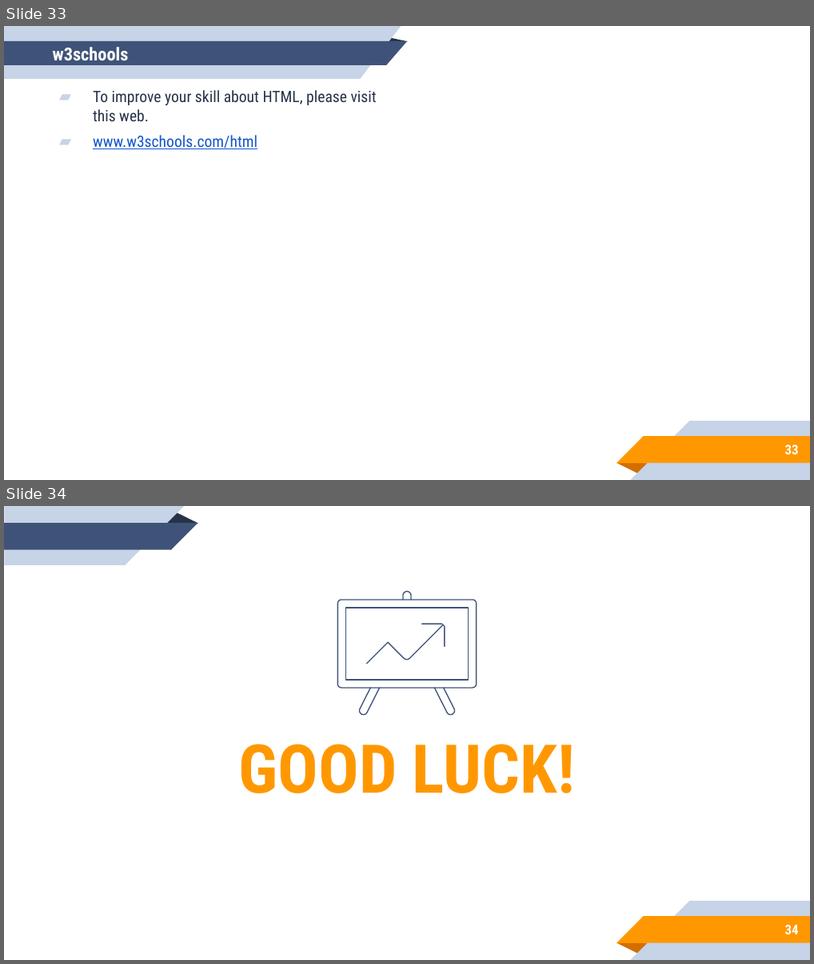
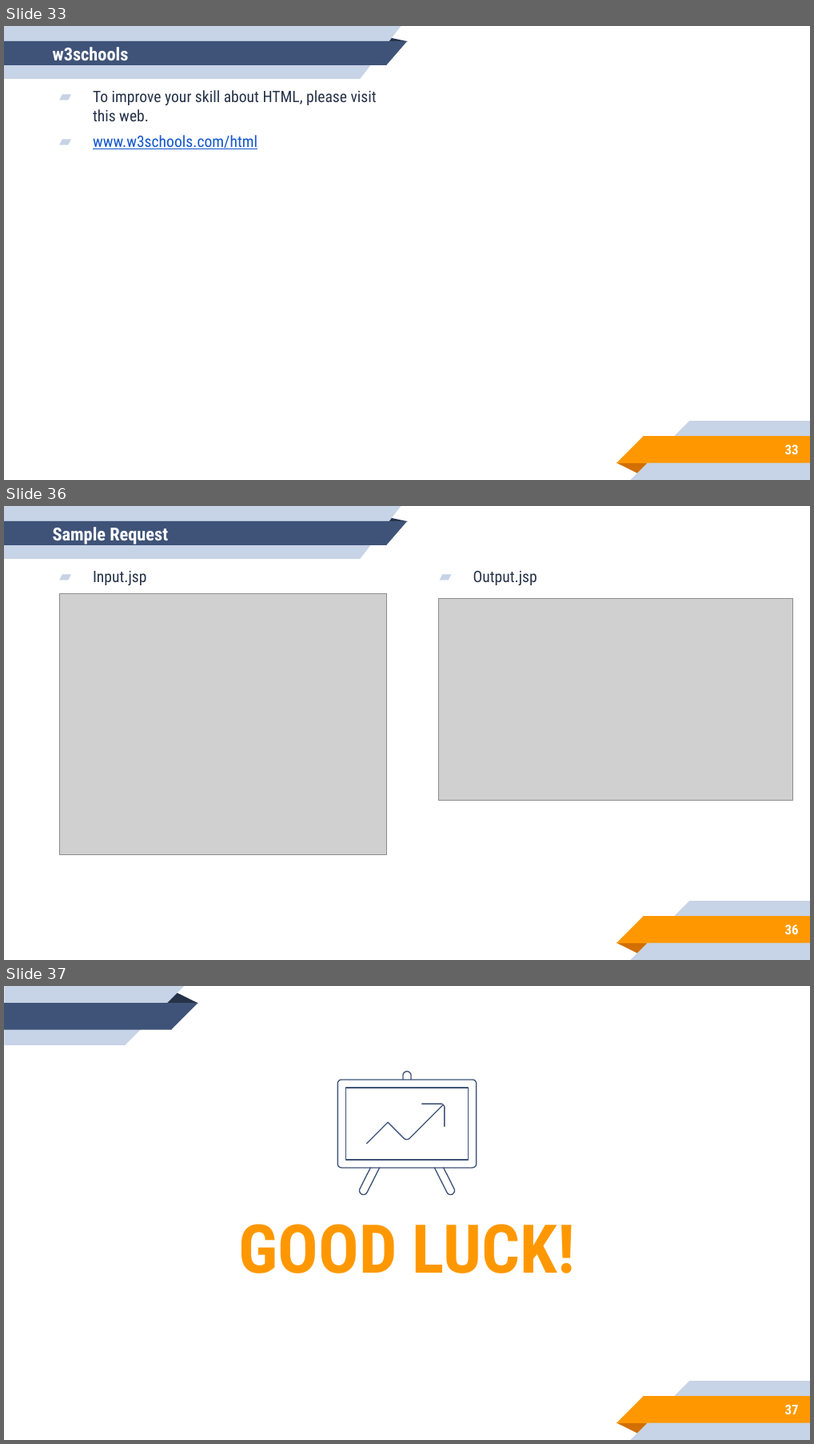
Before and after one commit to aronipurwanto/JAVA-BCA-FINANCE, a slide deck: Day-01/BCA_FINANCE_DAY_01.pptx. Shown one above the other, each under a label of ours: slides 33 and 34 before the commit, slides 33, 36 and 37 after it; the slides between them are not shown. The pictures are 814x964 and 814x1444 pixels, drawn with LibreOffice and Linux fonts; fonts in the diff are those of the drawing; grey boxes stand for pictures. Boxes give left, top, right and bottom in pixels: in the first picture for what was removed or moved away, otherwise in the second. Text is boxed around its words. In the diff, an @@ line names an element or a change of style, - is before the commit and + after.

```diff
--- a/Day-01/BCA_FINANCE_DAY_01.pptx
+++ b/Day-01/BCA_FINANCE_DAY_01.pptx
@@ slide 36 added at <box>4,506,810,960</box>, background #FFFFFF; not listed: 10 template elements that a slide beside it also shows @@
@@ title added at <box>53,527,168,544</box>, 16 pt, text #FFFFFF, bold @@
+Sample Request
@@ text added at <box>93,571,147,585</box>, 14 pt, text #263248 @@
+▰ Input.jsp
@@ text added at <box>474,571,538,585</box>, 14 pt, text #263248 @@
+▰ Output.jsp
@@ picture added at <box>60,593,387,854</box> @@
@@ picture added at <box>438,599,793,800</box> @@
@@ page number added at <box>786,924,799,934</box>, 12 pt, text #FFFFFF, bold @@
+36
@@ what was slide 34 is now slide 37 @@
@@ page number at <box>786,1404,799,1414</box>: text changed @@
-34
+37
```
Also in this commit, not shown: 2 other slides added, 25 other files.
